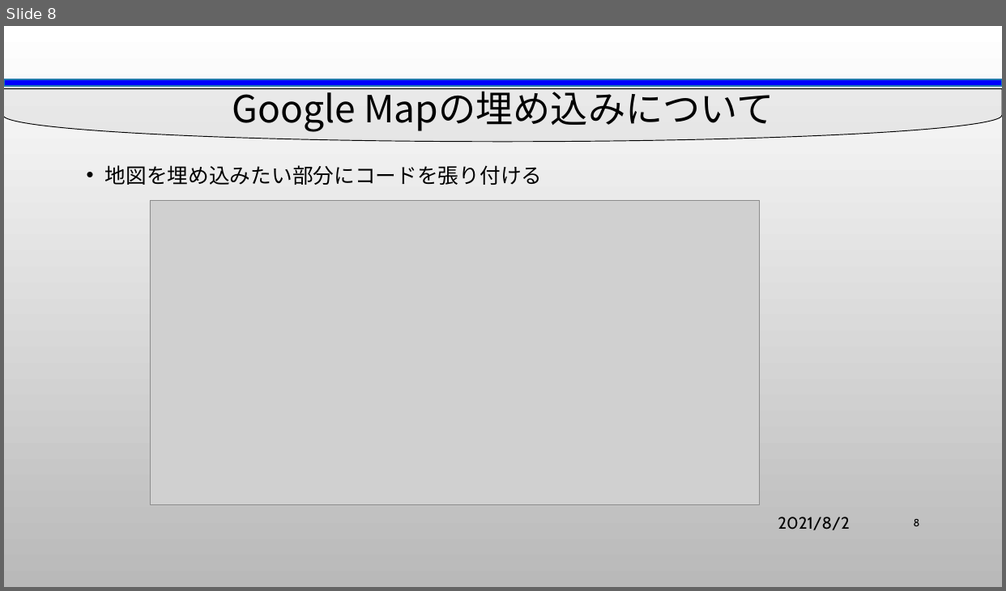
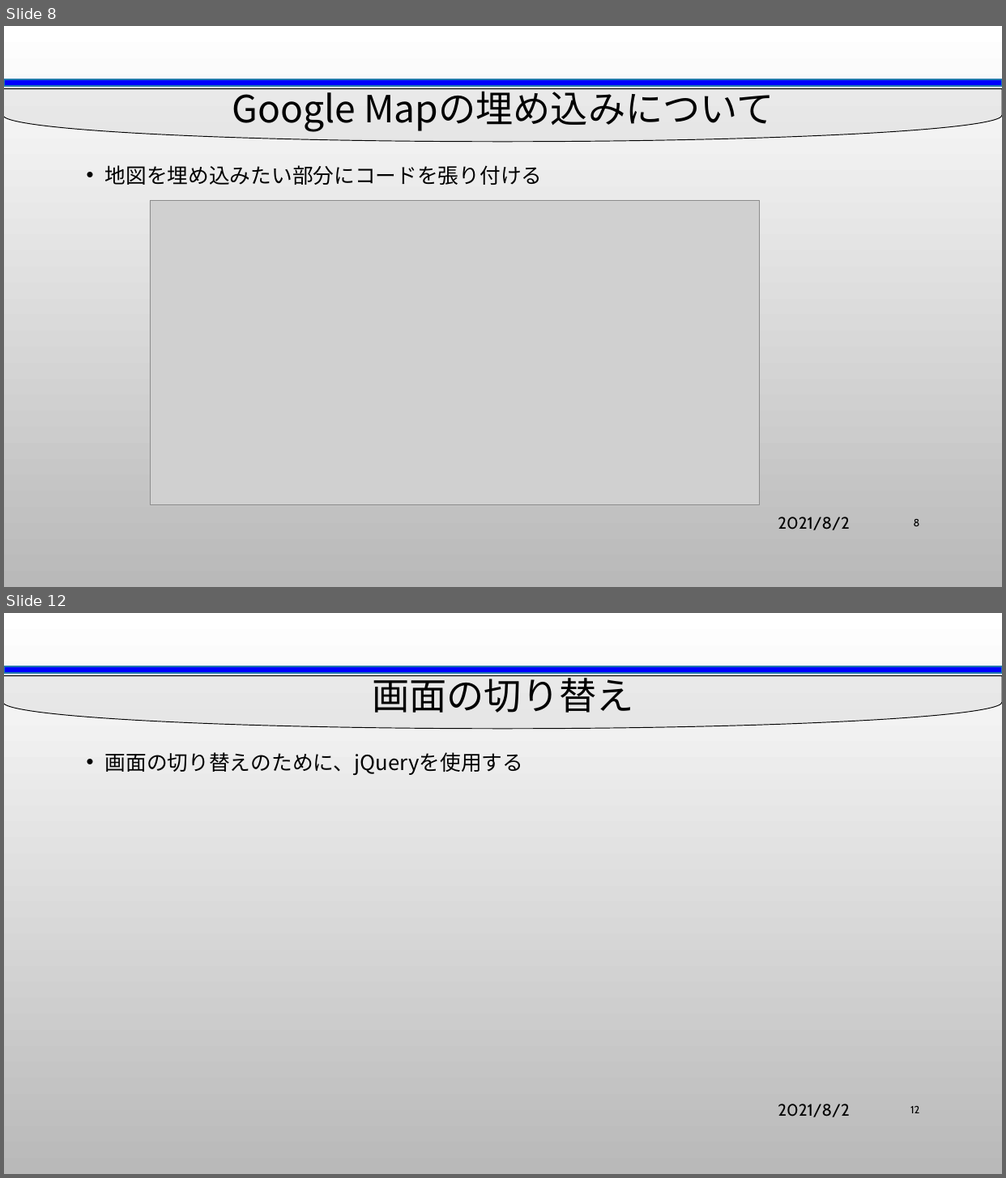
Before and after one commit to yuedackg/WEBdesign2021, a slide deck: #8_0624/WEBデザイン1_評価課題.pptx. Shown one above the other, each under a label of ours: slide 8 before the commit, slides 8 and 12 after it; the slides between them are not shown. The pictures are 1006x591 and 1006x1178 pixels, drawn with LibreOffice and Linux fonts; fonts in the diff are those of the drawing; grey boxes stand for pictures; background and template pictures are left out. Boxes give left, top, right and bottom in pixels: in the first picture for what was removed or moved away, otherwise in the second. Text is boxed around its words. In the diff, an @@ line names an element or a change of style, - is before the commit and + after.

```diff
--- a/#8_0624/WEBデザイン1_評価課題.pptx
+++ b/#8_0624/WEBデザイン1_評価課題.pptx
@@ slide 12 added at box(4, 613, 1002, 1174), background picture (left out); not listed: 2 template elements that a slide beside it also shows @@
@@ title added at box(372, 671, 633, 713), 36 pt, text #000000 @@
+画面の切り替え
@@ text added at box(105, 752, 523, 776), 20 pt, text #000000 @@
+• 画面の切り替えのために、jQueryを使用する
@@ text added at box(778, 1104, 849, 1118), 16 pt, text #000000 @@
+2021/8/2
@@ page number added at box(910, 1106, 919, 1114), 10 pt, text #000000 @@
+12
```
Also in this commit, not shown: 1 slide changed, 2 other slides added, 1 other file.
